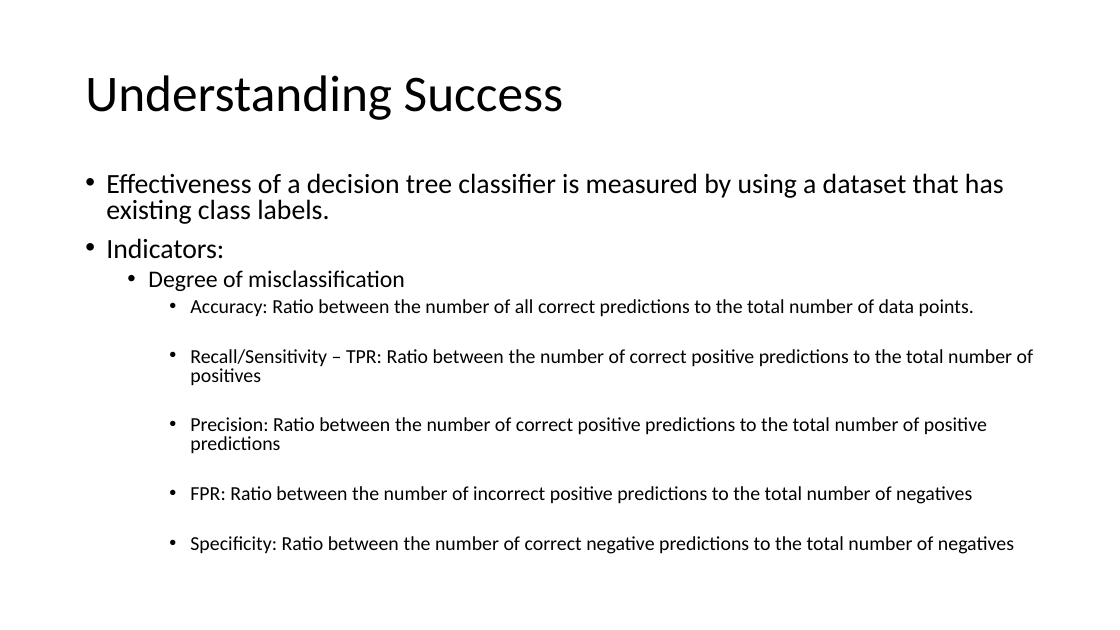
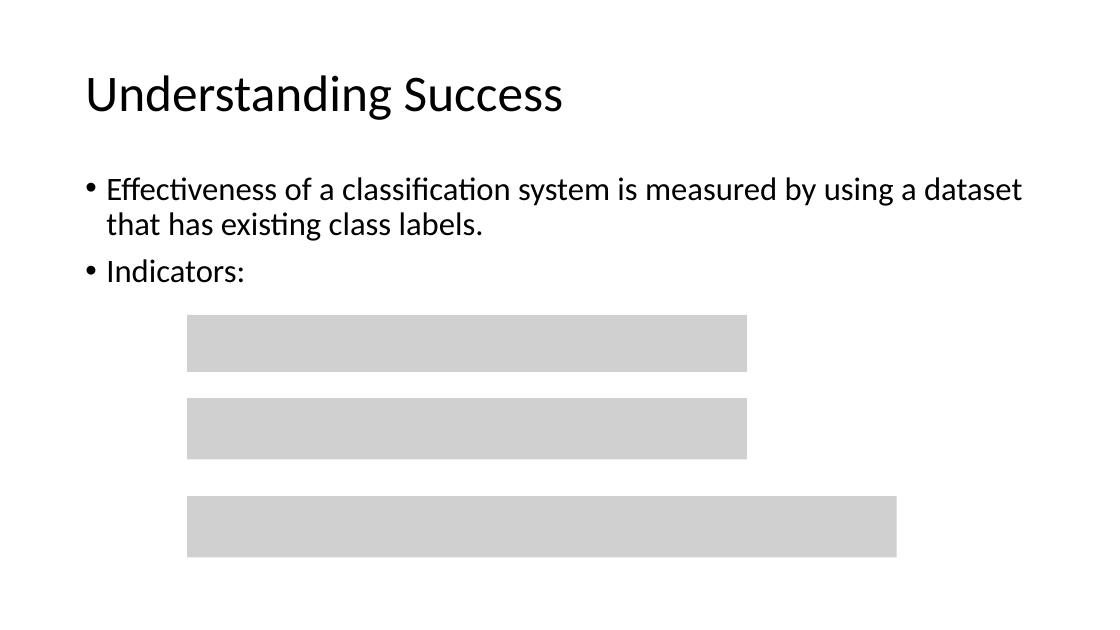
Before and after one commit to meenakshsundaram/AIML, a slide deck: slide 3 of DecisionTrees/DecisionTrees.pptx (slide 4 before the commit). Drawn at 1120x630 pixels with LibreOffice and Linux fonts; fonts in the diff are those of the drawing; grey boxes stand for pictures. Boxes give left, top, right and bottom in pixels: in the first picture for what was removed or moved away, otherwise in the second. Text is boxed around its words. In the diff, an @@ line names an element or a change of style, - is before the commit and + after.

Commit message:
Corrected the Indicators of Success of a Classification System. Generalized it for multi class classification

```diff
--- a/DecisionTrees/DecisionTrees.pptx
+++ b/DecisionTrees/DecisionTrees.pptx
@@ text at (106, 177, 1022, 241): text changed; size 23.8 to 28 pt @@
-• Effectiveness of a decision tree classifier is measured by using a dataset that has existing class labels.
+• Effectiveness of a classification system is measured by using a dataset that has existing class labels.
@@ text at (106, 259, 245, 283): size 23.8 to 28 pt in "Indicators:"; line spacing 0.8 to 0.9 @@
@@ text at (148, 270, 1034, 554): paragraphs removed @@
-  • Degree of misclassification
-    • Accuracy: Ratio between the number of all correct predictions to the total number of data points.
-    • Recall/Sensitivity – TPR: Ratio between the number of correct positive predictions to the total number of positives
-    • Precision: Ratio between the number of correct positive predictions to the total number of positive predictions
-    • FPR: Ratio between the number of incorrect positive predictions to the total number of negatives
-    • Specificity: Ratio between the number of correct negative predictions to the total number of negatives
@@ picture added at (187, 315, 748, 372) @@
@@ picture added at (187, 398, 748, 460) @@
@@ picture added at (187, 497, 897, 558) @@
```
